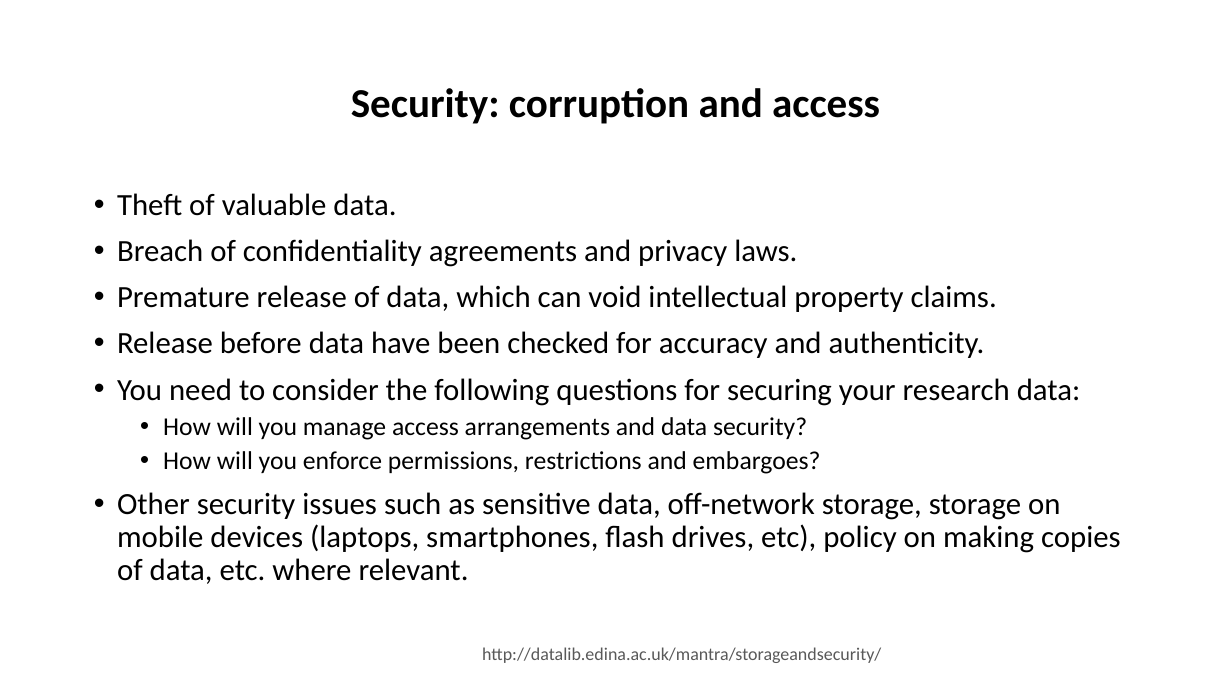
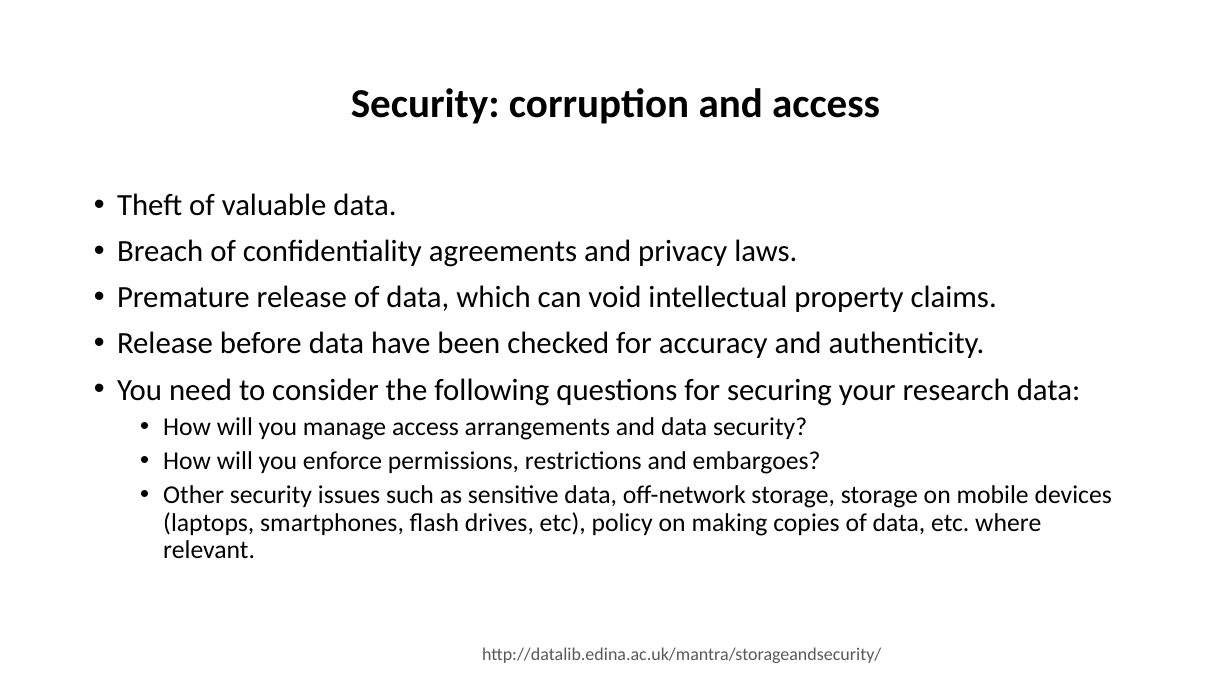
Before and after one commit to tibbben/teaching.data.literacy, a slide deck: slide 3 of UM_DataManagementClass/Lessons/05/05_SecondMeeting.pptx. Drawn at 1232x693 pixels with LibreOffice and Linux fonts; fonts in the diff are those of the drawing. Boxes give left, top, right and bottom in pixels: in the first picture for what was removed or moved away, otherwise in the second. Text is boxed around its words. In the diff, an @@ line names an element or a change of style, - is before the commit and + after.

```diff
--- a/UM_DataManagementClass/Lessons/05/05_SecondMeeting.pptx
+++ b/UM_DataManagementClass/Lessons/05/05_SecondMeeting.pptx
@@ text at (163, 485, 1112, 558): size 24 to 20 pt in "Other security issues such as sensitive data, ..."; list level 1 to 2 in "Other security issues such as ..." @@
```
Also in this commit, not shown: 12 other slides changed, 3 slides added, 3 slides removed, 1 other file.
